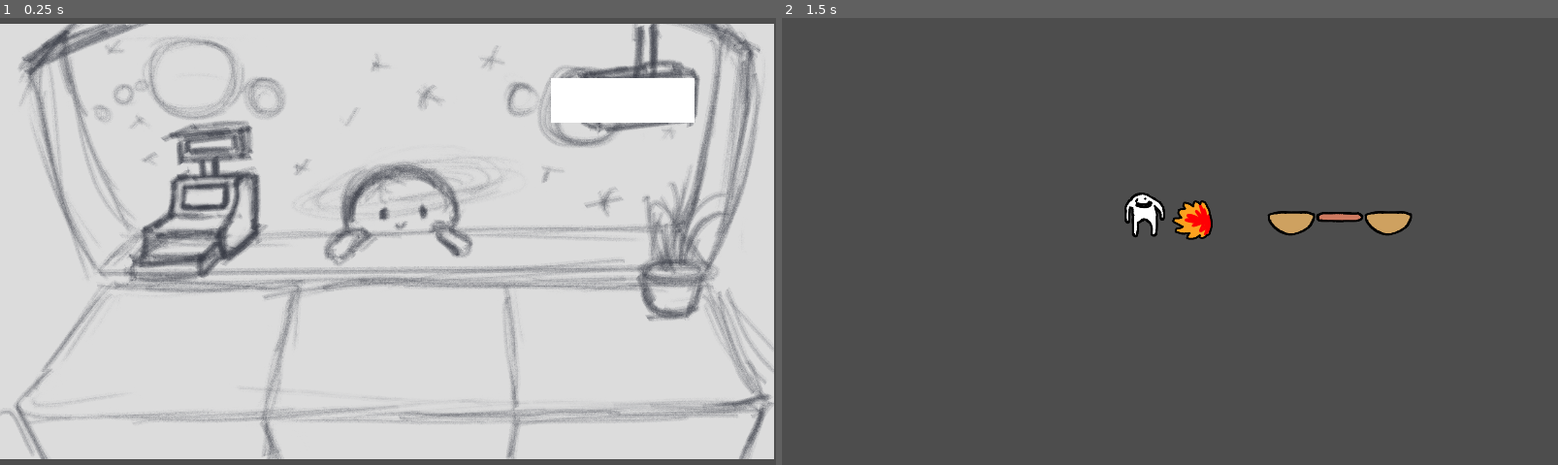
Above: before the commit, frames 1-2 (left to right).
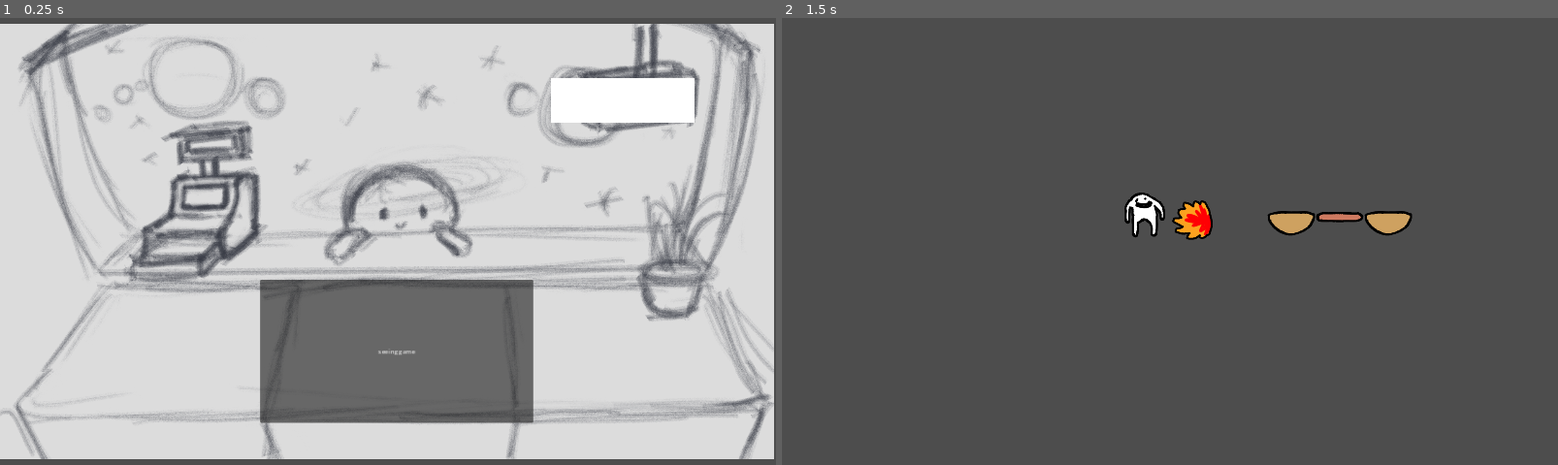
Above: after the commit, the same moments.

Repository: aPotatoNeedsHelp/ico_jam_game
Game: Godot game, scene res://scenes/main.tscn
Two runs of this game, one before a commit and one after it. Both use one fixed random seed, a clock stepped at 60 frames per second and the inputs below.
Inputs (mouse positions are in pixels of both pictures, inside the frame that each line leads up to):
- Up to frame 1 (0.25 s): no input
- Up to frame 2 (1.5 s): click (1177, 353) at 0.5 s; tap Enter at 1.25 s

The runs differ from the first frame. In frame 1, 11% of the frame differs, in the area x 33-69%, y 58-91%; in frame 2, nothing differs.

Commit message:
small change

Diff:
--- a/scenes/main.tscn
+++ b/scenes/main.tscn
@@ -17,7 +17,7 @@
 offset_top = 742.0
 offset_right = 1407.0
 offset_bottom = 1120.0
-flat = true
+text = "seeing game"
 
 [node name="ColorRect" type="ColorRect" parent="."]
 offset_left = 1453.0
